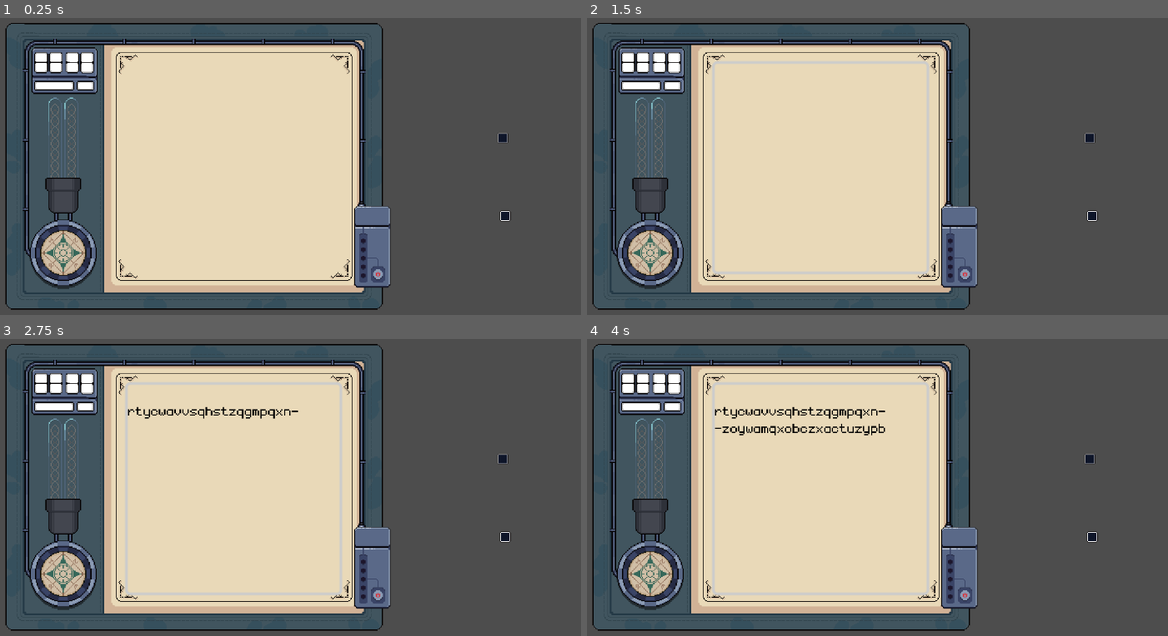
Above: before the commit, frames 1-4 (two rows, left to right).
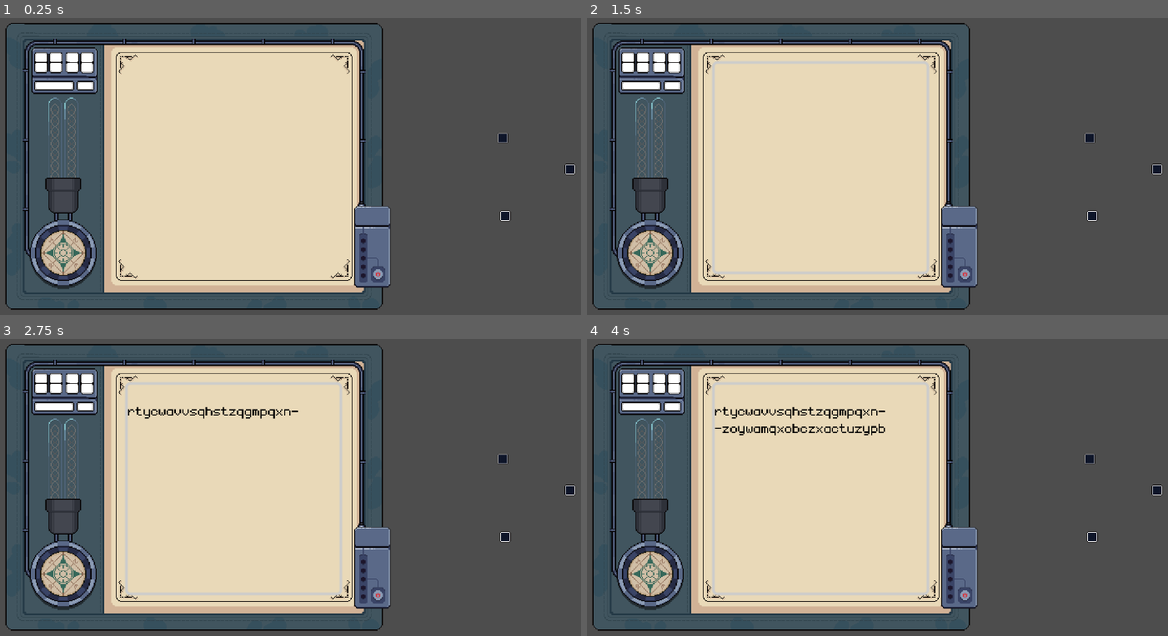
Above: after the commit, the same moments.

Repository: Limit-sest/wiretap
Game: Godot game, scene res://main.tscn
Two runs of this game, one before a commit and one after it. Both use one fixed random seed, a clock stepped at 60 frames per second and the inputs below.
Inputs (mouse positions are in pixels of both pictures, inside the frame that each line leads up to):
- Up to frame 1 (0.25 s): no input
- Up to frame 2 (1.5 s): click (964, 276) at 0.5 s; tap Enter at 1.25 s; move the mouse to (819, 166) at 1.27 s; hold Right from 1.28 s (still down); tap Alt at 1.35 s; click (819, 166) at 1.42 s
- Up to frame 3 (2.75 s): tap Space at 2 s; move the mouse to (505, 460) at 2.02 s; release Right at 2.03 s; hold Down from 2.03 s (still down); tap Shift at 2.1 s; click (505, 460) at 2.17 s
- Up to frame 4 (4 s): tap Enter at 2.75 s; move the mouse to (1092, 537) at 2.77 s; release Down at 2.78 s; hold Right 2.78-3.53 s; tap Alt at 2.85 s; click (1092, 537) at 2.92 s; tap Space at 3.5 s; move the mouse to (865, 564) at 3.52 s; hold Up from 3.53 s (still down); tap Shift at 3.6 s; click (865, 564) at 3.67 s

The runs differ from the first frame. In frame 1, less than 0.1% of the frame differs, in the area x 97-100%, y 49-53%; in frame 2, less than 0.1%; in frame 3, less than 0.1%; in frame 4, less than 0.1%.

Commit message:
Make wires permanent

Diff:
--- a/main.tscn
+++ b/main.tscn
@@ -35,6 +35,17 @@
 [node name="6" type="Sprite2D" parent="Port1/CollisionShape2D"]
 texture = ExtResource("4_lquwl")
 
+[node name="Port3" type="Area2D" parent="." groups=["ports"]]
+position = Vector2(444, 1)
+collision_layer = 2
+script = ExtResource("3_1bvp3")
+
+[node name="CollisionShape2D" type="CollisionShape2D" parent="Port3"]
+shape = SubResource("RectangleShape2D_7mycd")
+
+[node name="6" type="Sprite2D" parent="Port3/CollisionShape2D"]
+texture = ExtResource("4_lquwl")
+
 [node name="Port2" type="Area2D" parent="." groups=["ports"]]
 position = Vector2(332, 82)
 collision_layer = 2
@@ -47,4 +58,5 @@
 texture = ExtResource("4_lquwl")
 
 [connection signal="input_event" from="Port1" to="Port1" method="_on_input_event"]
+[connection signal="input_event" from="Port3" to="Port3" method="_on_input_event"]
 [connection signal="input_event" from="Port2" to="Port2" method="_on_input_event"]
--- a/scripts/wiring_manager.gd
+++ b/scripts/wiring_manager.gd
@@ -9,11 +9,14 @@
 func _get_world_mouse_position() -> Vector2:
 	return get_viewport().get_canvas_transform().affine_inverse() * get_viewport().get_mouse_position()
 
-func _ready():
+func _new_line() -> void:
 	active_line = Line2D.new()
 	active_line.width = 5.0
 	active_line.default_color = Color.from_hsv(randf(), 0.75, 0.9)
 	add_child(active_line)
+
+func _ready():
+	_new_line()
 
 func start_wire(port_node):
 	if is_drawing:
@@ -39,9 +42,12 @@
 
 			var result = space_state.intersect_point(query)
 			if not result.is_empty():
+				# When line is dropped over a port
 				var target_port = result[0].collider
 				if target_port.is_in_group("ports") and target_port != start_port:
-					connections.append([start_port, target_port])
+					connections.append([start_port, target_port, active_line])
+					# Create new active line
+					_new_line()
 					print("Connection created!")
 			is_drawing = false
 			start_port = null
